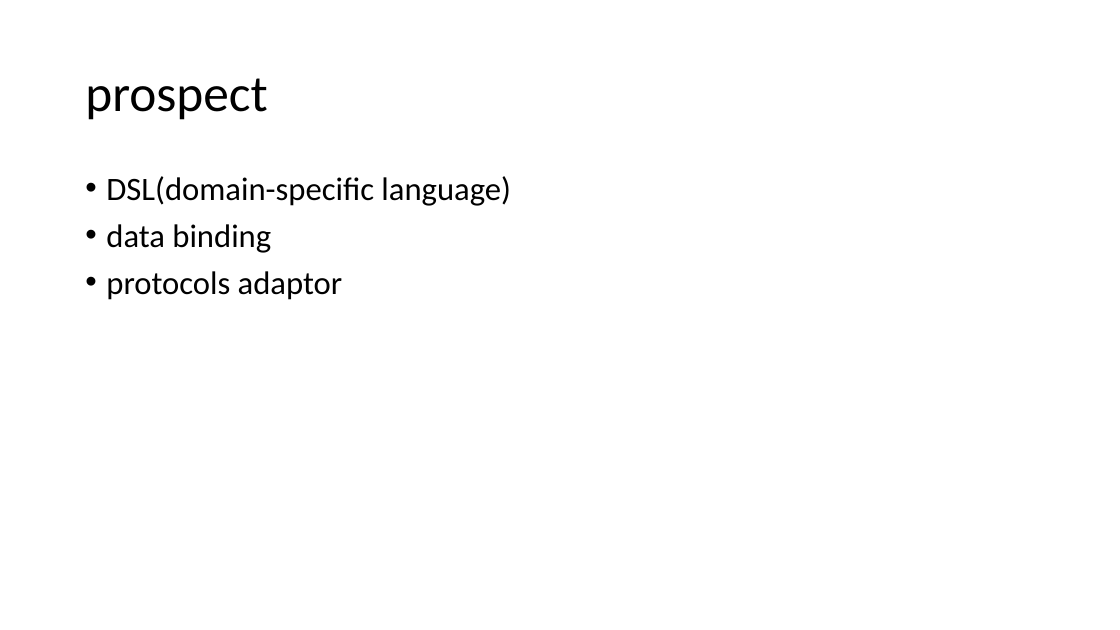
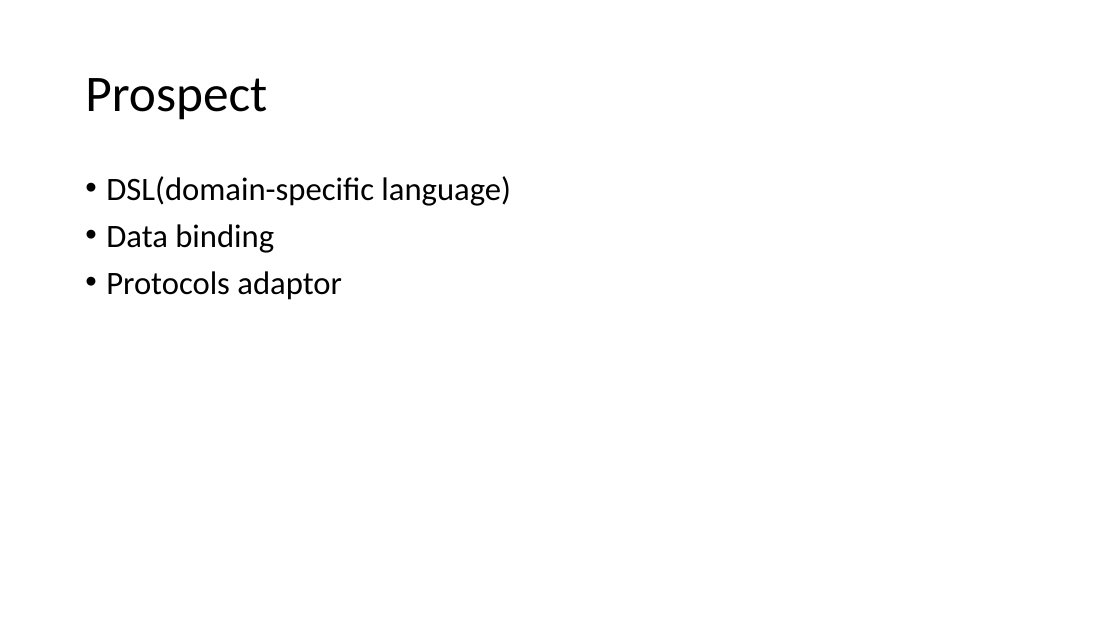
Before and after one commit to qicosmos/cppcon2017, a slide deck: slide 58 of cppcon2017.pptx. Drawn at 1120x630 pixels with LibreOffice and Linux fonts; fonts in the diff are those of the drawing. Boxes give left, top, right and bottom in pixels: in the first picture for what was removed or moved away, otherwise in the second. Text is boxed around its words. In the diff, an @@ line names an element or a change of style, - is before the commit and + after.

```diff
--- a/cppcon2017.pptx
+++ b/cppcon2017.pptx
@@ title at (x1=85, y1=78, x2=267, y2=120): text changed @@
-prospect
+Prospect
@@ text at (x1=106, y1=224, x2=342, y2=300): text changed @@
-• data binding
-• protocols adaptor
+• Data binding
+• Protocols adaptor
```
Also in this commit, not shown: 36 other slides changed.
